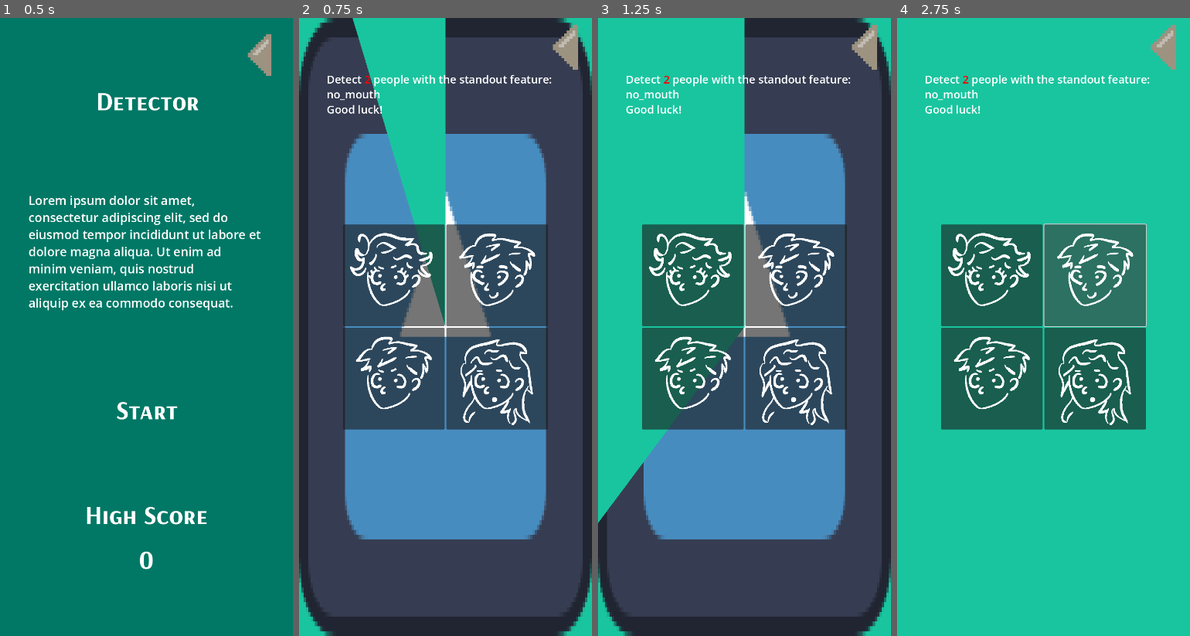
Above: before the commit, frames 1-4 (left to right).
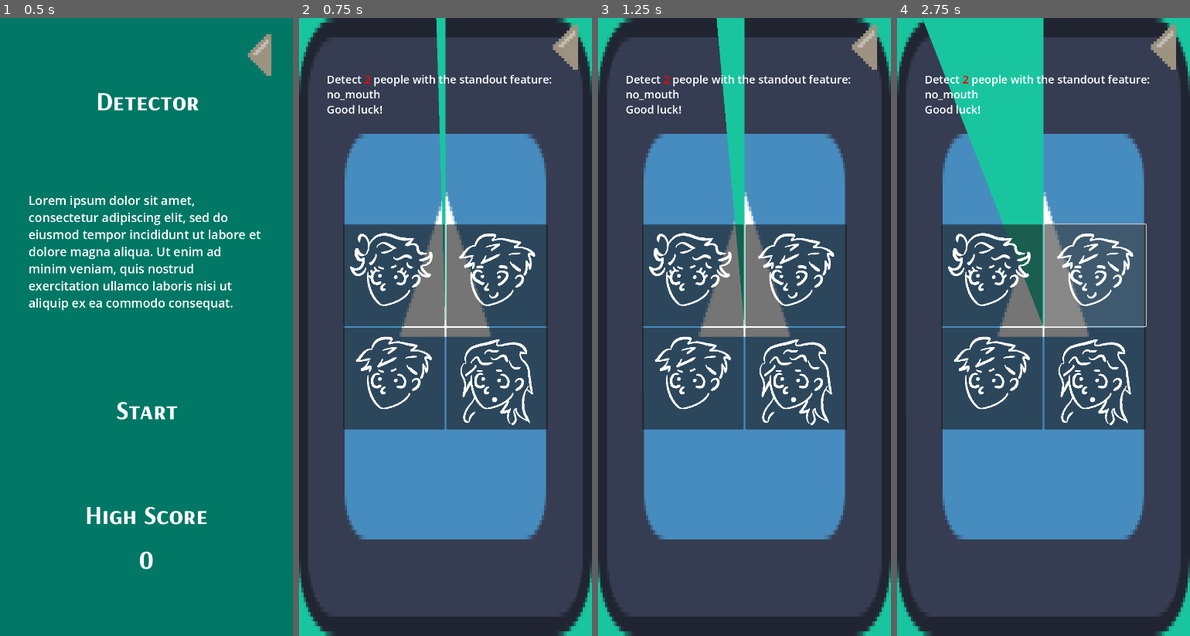
Above: after the commit, the same moments.

Repository: daniel-macias/mrduelm
Game: Godot game, scene res://Scenes/detector.tscn
Two runs of this game, one before a commit and one after it. Both use one fixed random seed, a clock stepped at 60 frames per second and the inputs below. This scene is started directly instead of the project's main scene. The engine's default icon, where the game draws it, is replaced by a stand-in: a white triangle on a blue panel in a dark square.
Inputs (mouse positions are in pixels of both pictures, inside the frame that each line leads up to):
- Up to frame 1 (0.5 s): no input
- Up to frame 2 (0.75 s): click "Start" at 0.5 s
- Up to frame 3 (1.25 s): no input
- Up to frame 4 (2.75 s): click (990, 277) at 1.27 s; click (1096, 277) at 2.02 s

Frame 1 is identical in both runs. In frame 2, 7.0% of the frame differs, in the area x 2-51%, y 0-79%; in frame 3, 23%; in frame 4, 69%, in the area x 0-100%, y 0-100%.

Commit message:
added creatable rounds

Diff:
--- a/Scripts/Minigames/Detector.gd
+++ b/Scripts/Minigames/Detector.gd
@@ -54,6 +54,15 @@
 	"no_eyes": {"name": "No Eyes", "apply_condition": "_apply_no_eyes"}
 }
 
+var rounds = [
+	{ "grid_size": 2, "flip_amount": 1, "people_to_detect": 2, "standout_type": 2, "duration": 20 },
+	{ "grid_size": 2, "flip_amount": 1, "people_to_detect": 2, "standout_type": 2, "duration": 15 },
+	{ "grid_size": 2, "flip_amount": 1, "people_to_detect": 2, "standout_type": 2, "duration": 10 },
+	{ "grid_size": 3, "flip_amount": randi_range(2, 3), "people_to_detect": 2, "standout_type": 2, "duration": 25 }
+]
+
+var current_round = 0
+
 func _exit_game():
 	game_closed.emit()  # Emit signal when exiting
 	queue_free()  # Remove this minigame scene
@@ -74,7 +83,7 @@
 	menu.visible = false
 	game.visible = true
 
-	generate_grid(2,1,2,2, 2)
+	start_next_round()
 
 # Called every frame. 'delta' is the elapsed time since the previous frame.
 func _process(delta: float) -> void:
@@ -217,6 +226,22 @@
 func on_time_up():
 	print("Time's up!")
 
+
+func start_next_round():
+	if current_round < rounds.size():
+		var round_data = rounds[current_round]
+		generate_grid(
+			round_data["grid_size"],
+			round_data["flip_amount"],
+			round_data["people_to_detect"],
+			round_data["standout_type"],
+			round_data["duration"]
+		)
+		start_timer(round_data["duration"])
+		current_round += 1
+	else:
+		print("Game Over! No more rounds.")
+
 func _on_person_clicked(event: InputEvent, index: int):
 	if event is InputEventMouseButton and event.pressed:
 		# Ignore if this person was already clicked
@@ -227,5 +252,4 @@
 		if index in selected_people:
 			clicked_people[index] = true
 			if clicked_people.size() == selected_people.size():
-				# If all correct people were clicked, generate a new round
-				generate_grid(3, 1, 2, 0, 10)  # Example: New 3x3 round with different settings
+				start_next_round()
